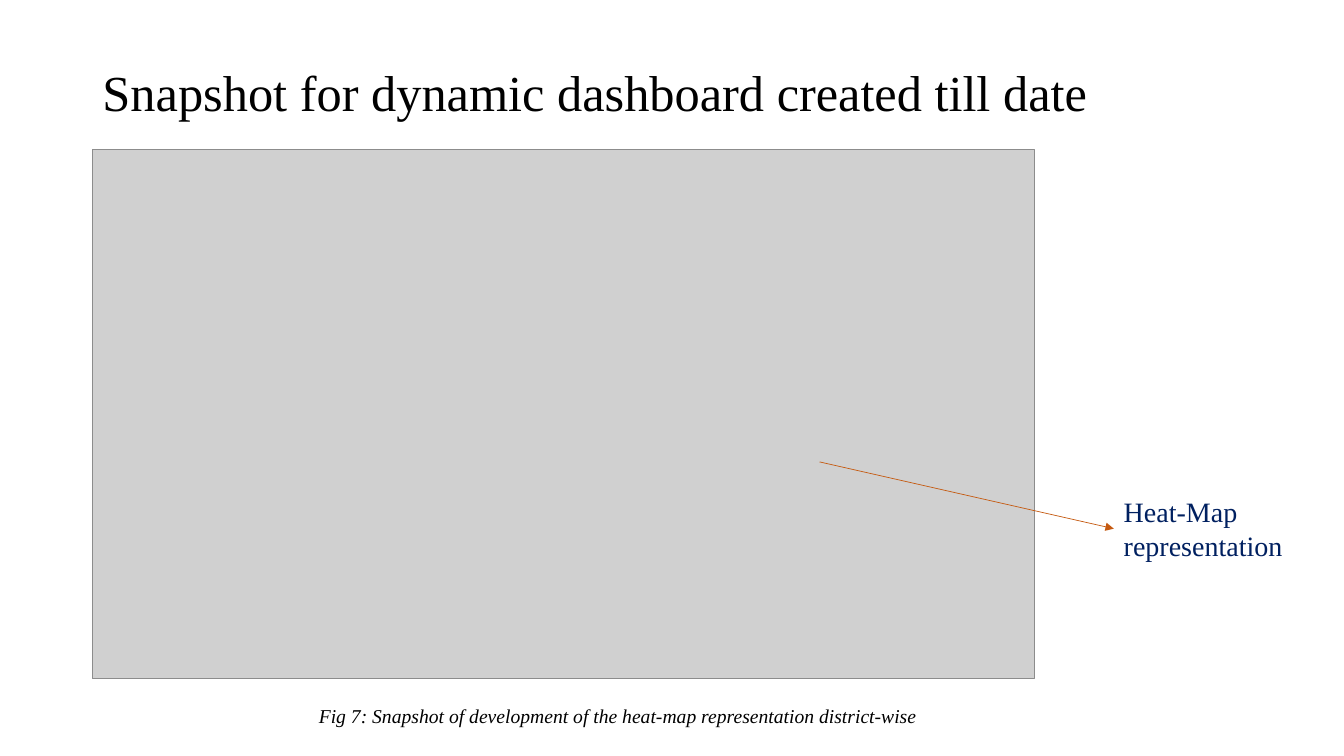
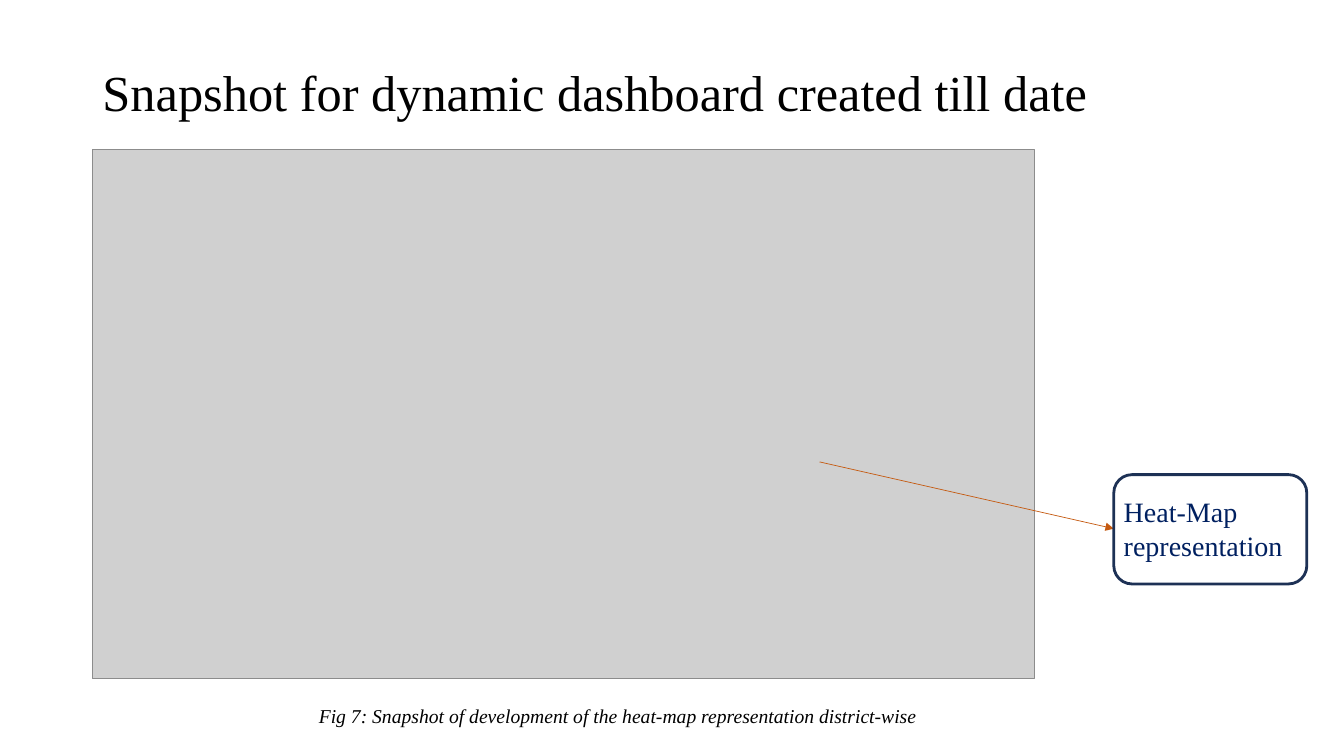
Before and after one commit to Sheepy01/pmjay_fraud_dashboard, a slide deck: slide 12 of Progress Presentation/Fraud_detection_dashboard_presentation_1.pptx (slide 18 before the commit). Drawn at 1344x756 pixels with LibreOffice and Linux fonts; fonts in the diff are those of the drawing; grey boxes stand for pictures. Boxes give left, top, right and bottom in pixels: in the first picture for what was removed or moved away, otherwise in the second. Text is boxed around its words. In the diff, an @@ line names an element or a change of style, - is before the commit and + after.

```diff
--- a/Progress Presentation/Fraud_detection_dashboard_presentation_1.pptx
+++ b/Progress Presentation/Fraud_detection_dashboard_presentation_1.pptx
@@ rounded rectangle added at [1114, 475, 1307, 584], outline #1E3256 2 pt @@
```
Also in this commit, not shown: 11 other slides changed, 6 slides removed, 17 other files.
